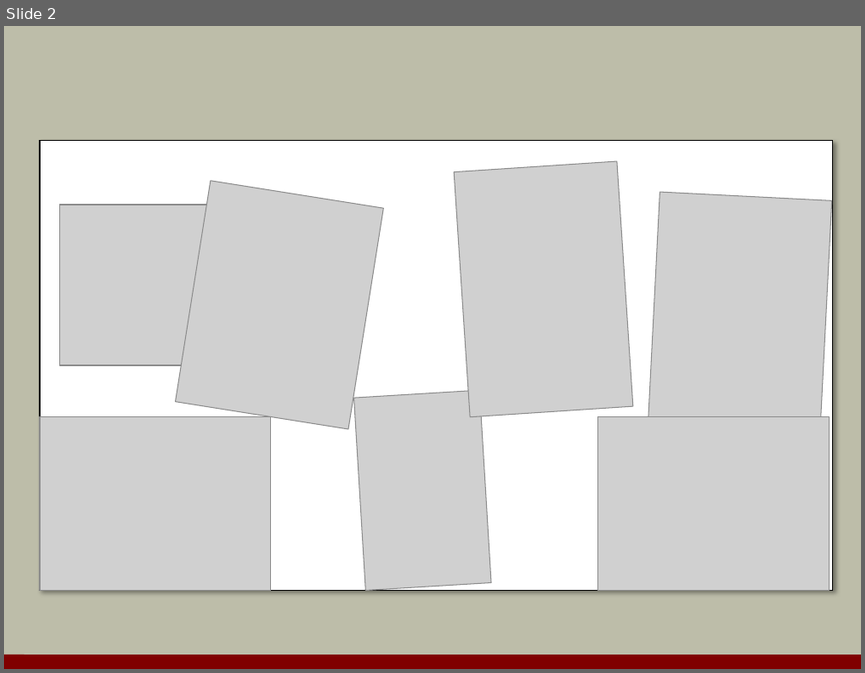
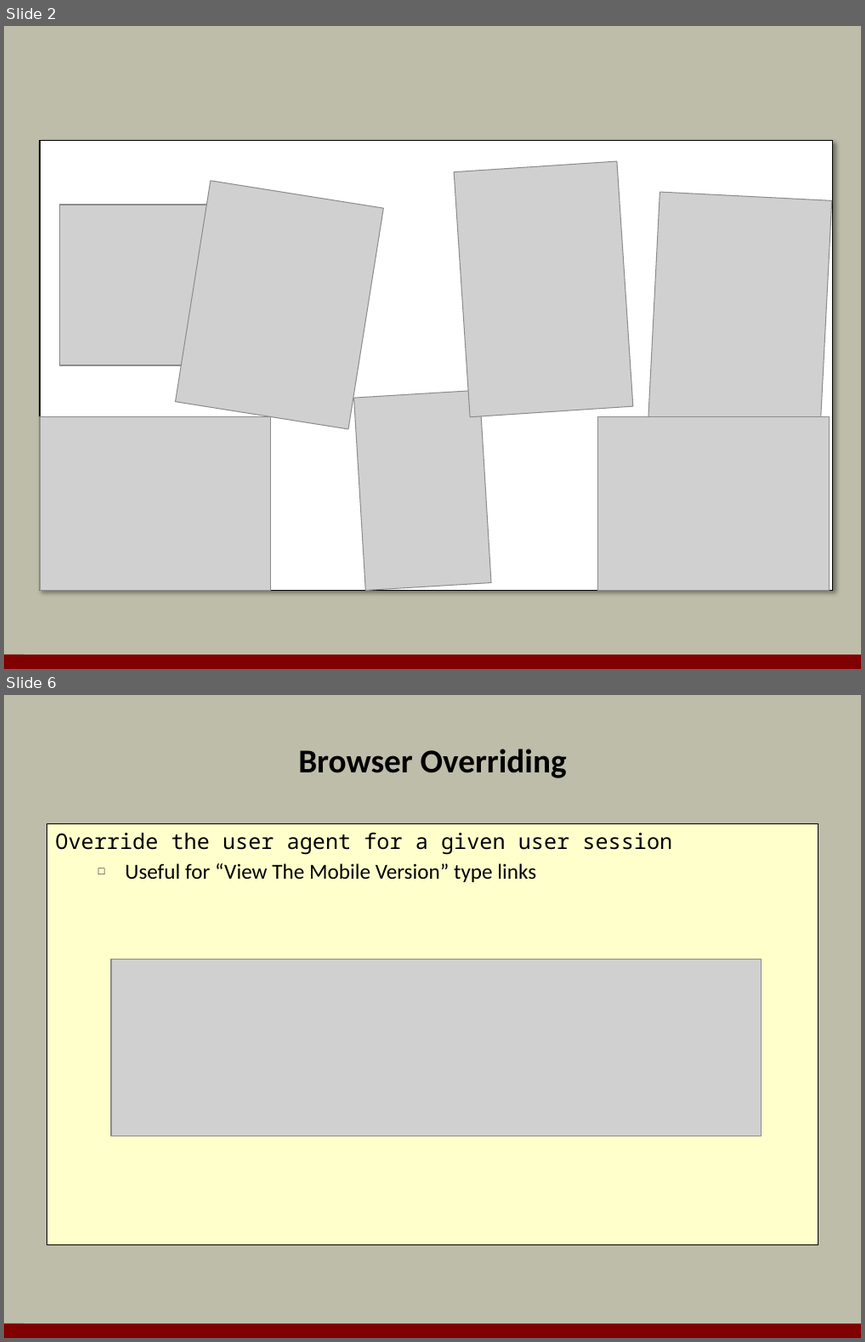
Before and after one commit to OdeToCode/classes, a slide deck: mvc/slides/a3_Mobile.pptx. Shown one above the other, each under a label of ours: slide 2 before the commit, slides 2 and 6 after it; the slides between them are not shown. The pictures are 865x673 and 865x1342 pixels, drawn with LibreOffice and Linux fonts; fonts in the diff are those of the drawing; grey boxes stand for pictures; background and template pictures are left out. Boxes give left, top, right and bottom in pixels: in the first picture for what was removed or moved away, otherwise in the second. Text is boxed around its words. In the diff, an @@ line names an element or a change of style, - is before the commit and + after.

Commit message:
updated for mobile deck

```diff
--- a/mvc/slides/a3_Mobile.pptx
+++ b/mvc/slides/a3_Mobile.pptx
@@ slide 6 added at [4,695,861,1338], background #BDBDA9; not listed: 1 template element that a slide beside it also shows @@
@@ title added at [298,749,567,778], 28 pt, text #000000, bold @@
+Browser Overriding
@@ text added at [46,823,818,1245], fill #FFFFCC, outline #000000 0.75 pt, 18 pt, text #000000 @@
+Override the user agent for a given user session
+  □ Useful for “View The Mobile Version” type links
@@ picture added at [111,959,760,1135] @@
```
Also in this commit, not shown: 1 slide changed, 3 other slides added, 1 slide removed.
